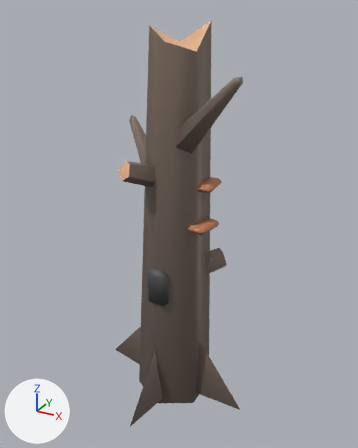
One commit to the FBX model Assets/_Project/Art/Environment/My/Orks/tree_dead_B.fbx: the scene before it, then after it.
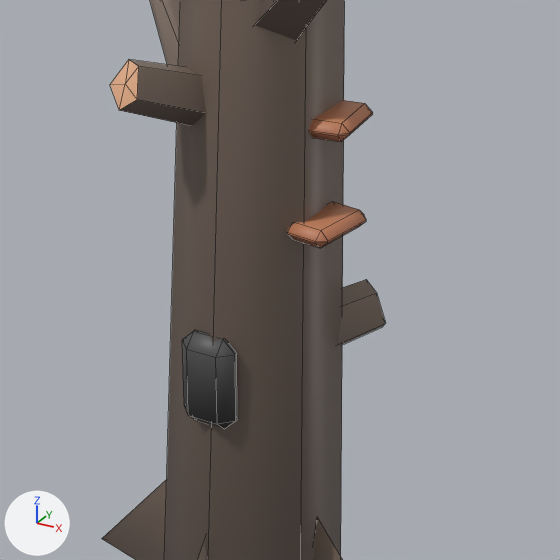
Each version is shown whole from a 50 mm lens placed at (0.943, -1.665, 1.623), pointed at (0.008, 0.034, 0.774), then close up on the part from 21% to 83% of the width and 31% to 80% of the height. The lights are fixed; the arrows at lower left show +X, +Y and +Z. The older version's two pictures come first. The close-ups show mesh edges as thin lines. Where no turn or scale is listed for an object, it has been applied to the vertices.

The first close-up shows 'tree_dead_B'.
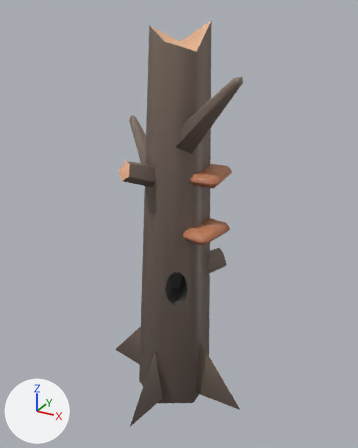
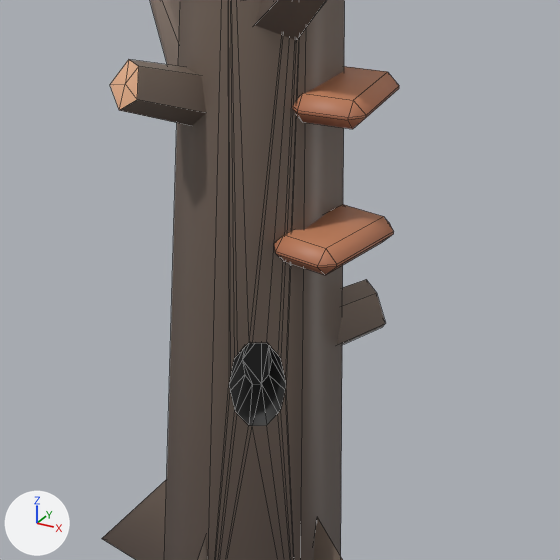
Boxes [x1, y1, x2, y2] around the edits, measured in the close-ups (560 x 560 px; the box of a moved part takes in the faces that stretch with it):
'tree_dead_B', reshaped
    before: [102, 0, 386, 560]
    after: [102, 0, 399, 560]
part 1 of me_tree_dead_b, moved or reshaped
    before: [287, 202, 366, 248]
    after: [274, 204, 394, 275]
part 2 of me_tree_dead_b, moved or reshaped
    before: [309, 100, 373, 142]
    after: [292, 66, 399, 129]
part 3 of me_tree_dead_b, deleted
    before: [182, 330, 237, 429]
part 4 of me_tree_dead_b, cut back
    both: [208, 0, 306, 560]

The change, as a diff of the scene's bpy script:
```diff
--- a/Assets/_Project/Art/Environment/My/Orks/tree_dead_B.fbx.py
+++ b/Assets/_Project/Art/Environment/My/Orks/tree_dead_B.fbx.py
@@ me_tree_dead_b @@
 # used by ob_tree_dead_b; location = (0.0, 0.0, 0.0)
-me_tree_dead_b.from_pydata(...)  # 150 vertices, 172 faces; spans x -0.45..0.37, y -0.37..0.37, z -0.05..1.58
+me_tree_dead_b.from_pydata(...)  # 156 vertices, 197 faces; spans x -0.45..0.37, y -0.37..0.37, z -0.05..1.58
+# me_tree_dead_b part 1: the loose piece of 24 vertices spanning x 0.11..0.2, y -0.1..0.04, z 0.81..0.83 is scaled about its middle by 1.5, then moved by (0.02, 0.0, -0.02)
+# me_tree_dead_b part 2: the loose piece of 24 vertices spanning x 0.1..0.19, y -0.05..0.08, z 0.97..1.0 is scaled about its middle by 1.5, then moved by (0.01, 0.0, 0.04)
+# me_tree_dead_b part 3: the loose piece of 24 vertices spanning x -0.05..0.05, y -0.16..-0.11, z 0.47..0.63 is deleted
+# me_tree_dead_b part 4
+# 1 face is deleted
+# 30 vertices are added at x 0.01..0.12, y -0.13..-0.03, z 0.47..0.63
+# 52 new faces join them
 me_tree_dead_b.materials.append(mat_environment)
```
